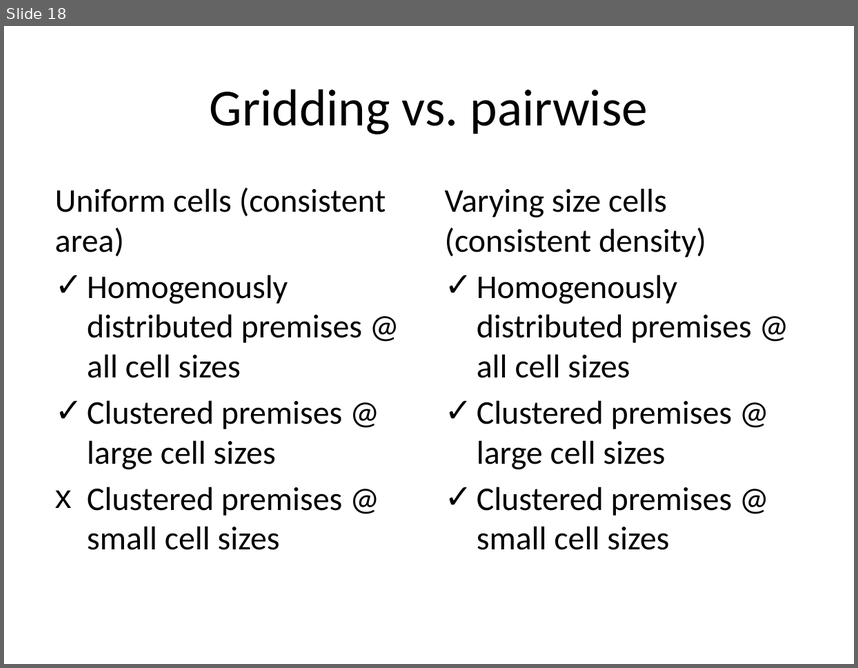
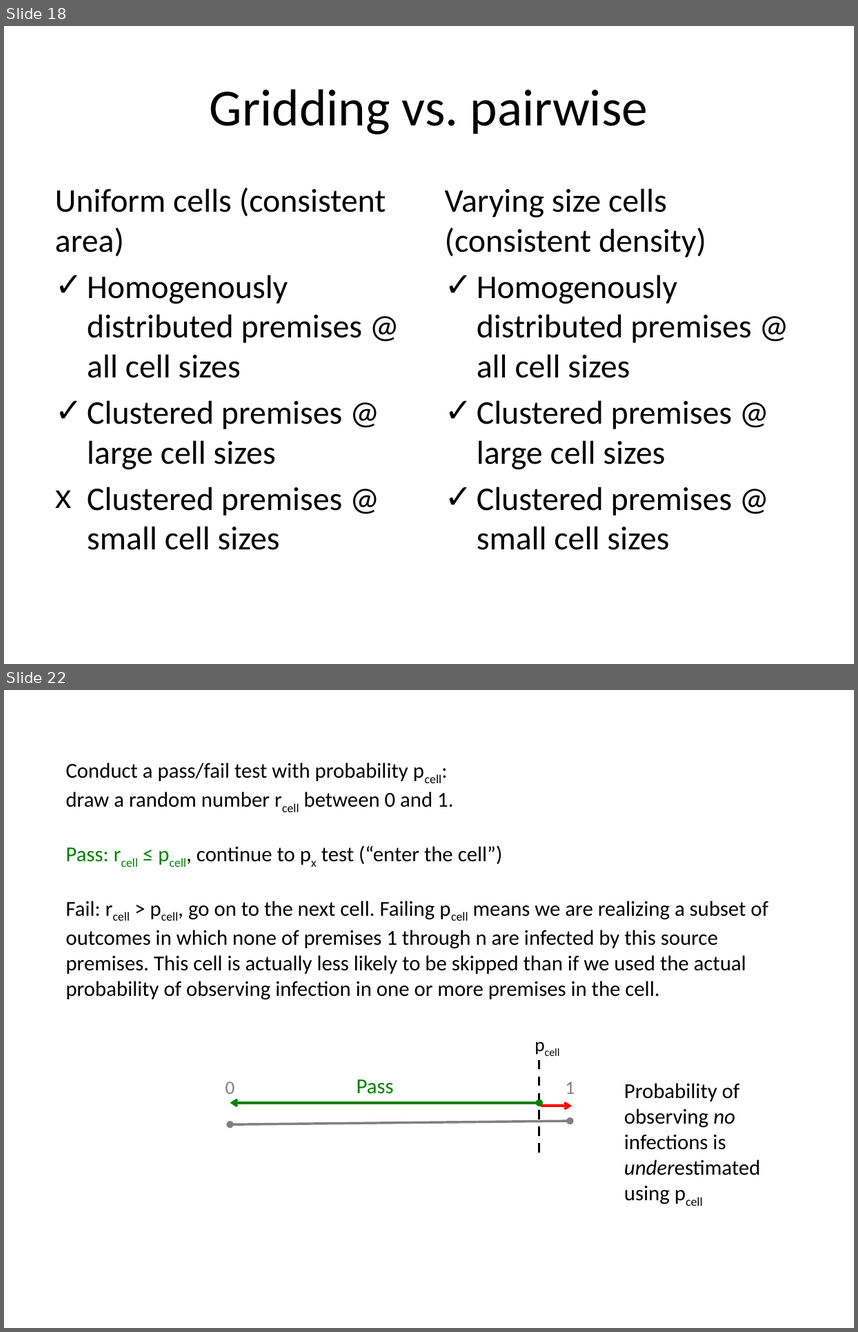
Before and after one commit to webblabb/usdosr, a slide deck: Schematics.pptx. Shown one above the other, each under a label of ours: slide 18 before the commit, slides 18 and 22 after it; the slides between them are not shown. The pictures are 858x668 and 858x1332 pixels, drawn with LibreOffice and Linux fonts; fonts in the diff are those of the drawing. Boxes give left, top, right and bottom in pixels: in the first picture for what was removed or moved away, otherwise in the second. Text is boxed around its words. In the diff, an @@ line names an element or a change of style, - is before the commit and + after.

Commit message:
Pairwise test wrapped into gridding
Gridding is always on. Turning pairwise algorithm on (now config 2)
adds it to the gridding algorithm for exact comparisons to the same
random numbers.

```diff
--- a/Schematics.pptx
+++ b/Schematics.pptx
@@ slide 22 added at (4,690,854,1328), background #FFFFFF @@
@@ text added at (66,762,769,1000), 18 pt, text #000000 @@
+Conduct a pass/fail test with probability pcell:
+draw a random number rcell between 0 and 1.
+Pass: rcell ≤ pcell, continue to px test (“enter the cell”)
+Fail: rcell > pcell, go on to the next cell. Failing pcell means we are realizing a subset of outcomes in which none of premises 1 through n are infected by this source premises. This cell is actually less likely to be skipped than if we used the actual probability of observing infection in one or more premises in the cell.
@@ text added at (510,1028,568,1060), 16 pt, text #000000 @@
+pcell
@@ line added from (539, 1060) to (539, 1159), #000000 2 pt dashed @@
@@ text added at (225,1081,235,1094), 16 pt, text #808080 @@
+0
@@ text added at (357,1079,394,1094), 18 pt, text #008000 @@
+Pass
@@ text added at (565,1081,575,1094), 16 pt, text #808080 @@
+1
@@ text added at (624,1083,760,1204), 18 pt, text #000000 @@
+Probability of observing no infections is underestimated using pcell
@@ double arrow added from (539, 1103) to (230, 1103), #008000 2 pt @@
@@ double arrow added from (230, 1125) to (570, 1121), #808080 2 pt @@
@@ arrow added from (542, 1105) to (572, 1105), #FF0000 2 pt @@
```
Also in this commit, not shown: 4 slides changed, 6 other slides added, 11 other files.
